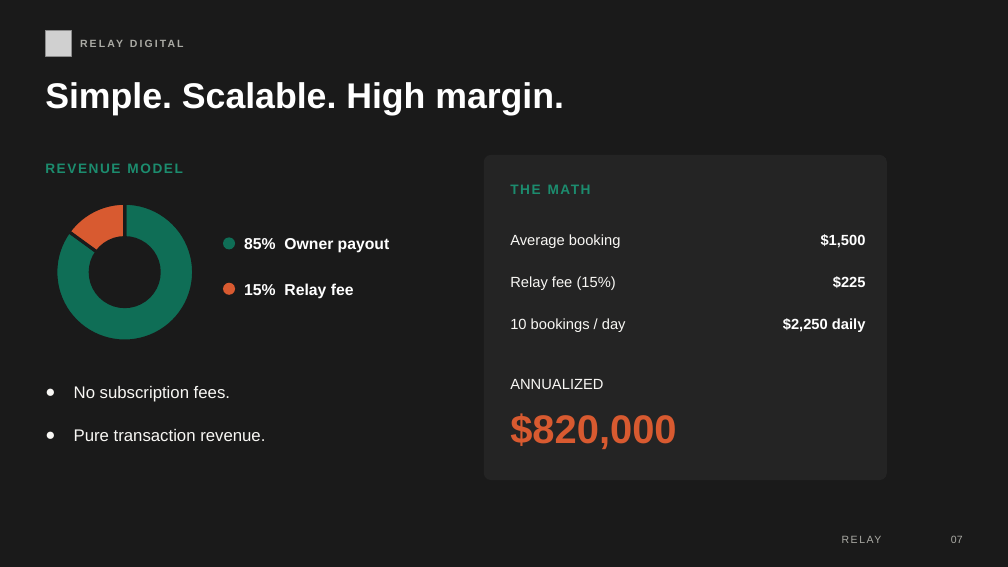
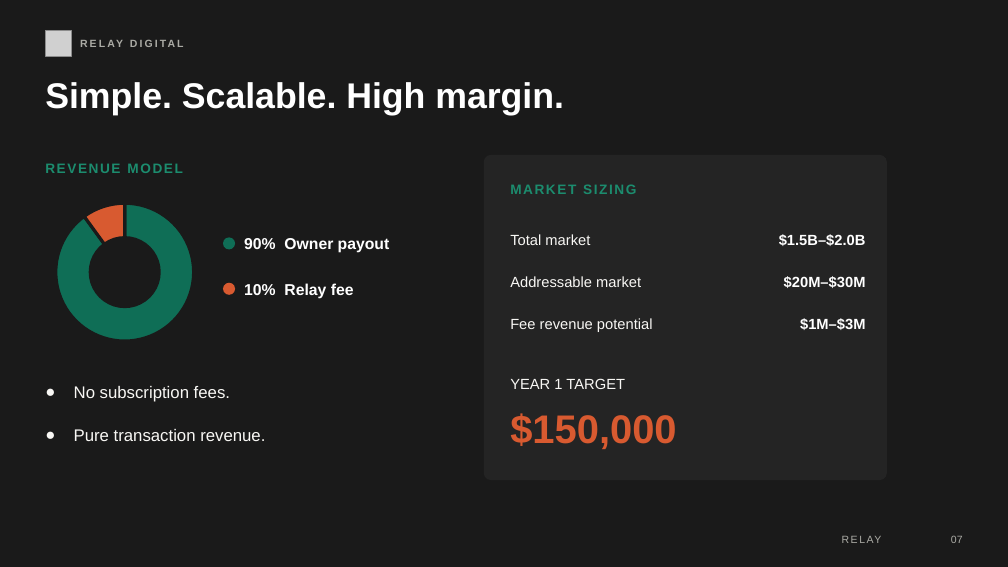
Before and after one commit to tgc7544/RELAY, a slide deck: slide 7 of relay-pitch-deck.pptx. Drawn at 1008x567 pixels with LibreOffice and Linux fonts; fonts in the diff are those of the drawing; grey boxes stand for pictures. Boxes give left, top, right and bottom in pixels: in the first picture for what was removed or moved away, otherwise in the second. Text is boxed around its words. In the diff, an @@ line names an element or a change of style, - is before the commit and + after.

```diff
--- a/relay-pitch-deck.pptx
+++ b/relay-pitch-deck.pptx
@@ doughnut chart at <box>45,193,204,352</box> @@
@@ Series 1, Owner payout: 85 to 90 @@
@@ Series 1, Relay fee: 15 to 10 @@
@@ text at <box>510,184,636,194</box>: text changed @@
-THE MATH
+MARKET SIZING
@@ text at <box>244,238,390,253</box>: text changed @@
-85% Owner payout
+90% Owner payout
@@ text at <box>510,234,590,245</box>: text changed @@
-Average booking
+Total market
@@ text at <box>779,234,866,246</box>: text changed @@
-$1,500
+$1.5B–$2.0B
@@ text at <box>244,283,354,299</box>: text changed @@
-15% Relay fee
+10% Relay fee
@@ text at <box>510,276,641,287</box>: text changed @@
-Relay fee (15%)
+Addressable market
@@ text at <box>784,276,866,288</box>: text changed @@
-$225
+$20M–$30M
@@ text at <box>510,318,653,332</box>: text changed @@
-10 bookings / day
+Fee revenue potential
@@ text at <box>800,318,865,330</box>: text changed @@
-$2,250 daily
+$1M–$3M
@@ text at <box>510,378,625,389</box>: text changed @@
-ANNUALIZED
+YEAR 1 TARGET
@@ text at <box>510,413,676,449</box>: text changed @@
-$820,000
+$150,000
```
